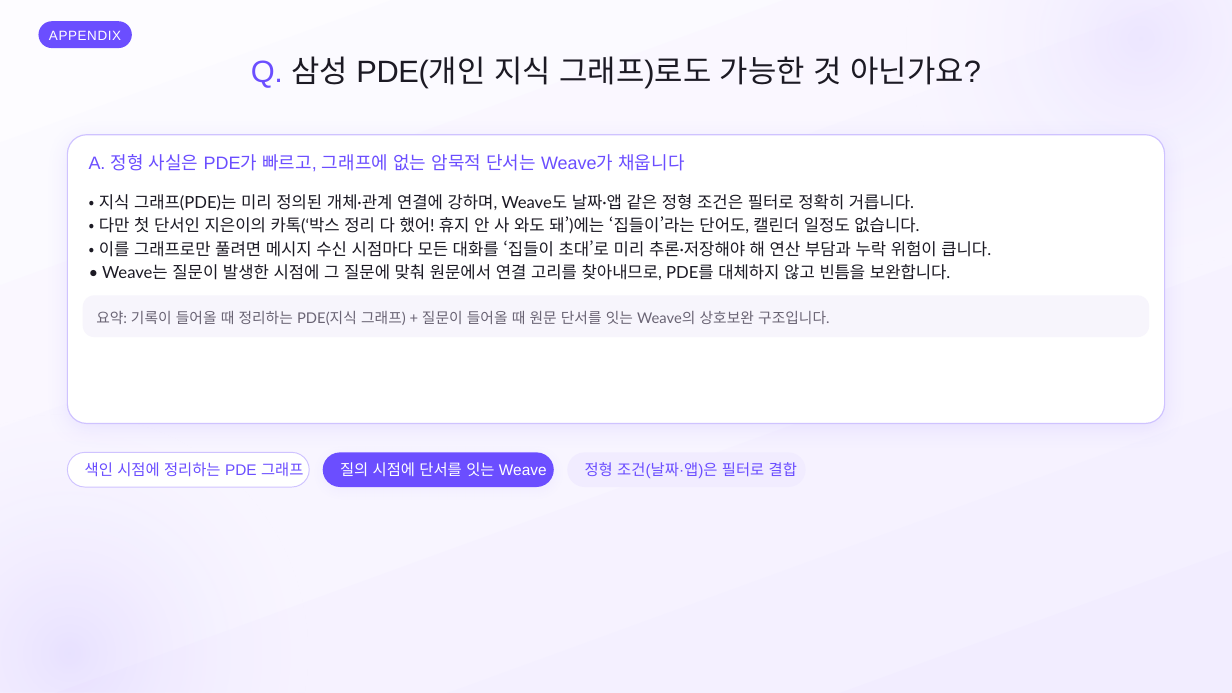
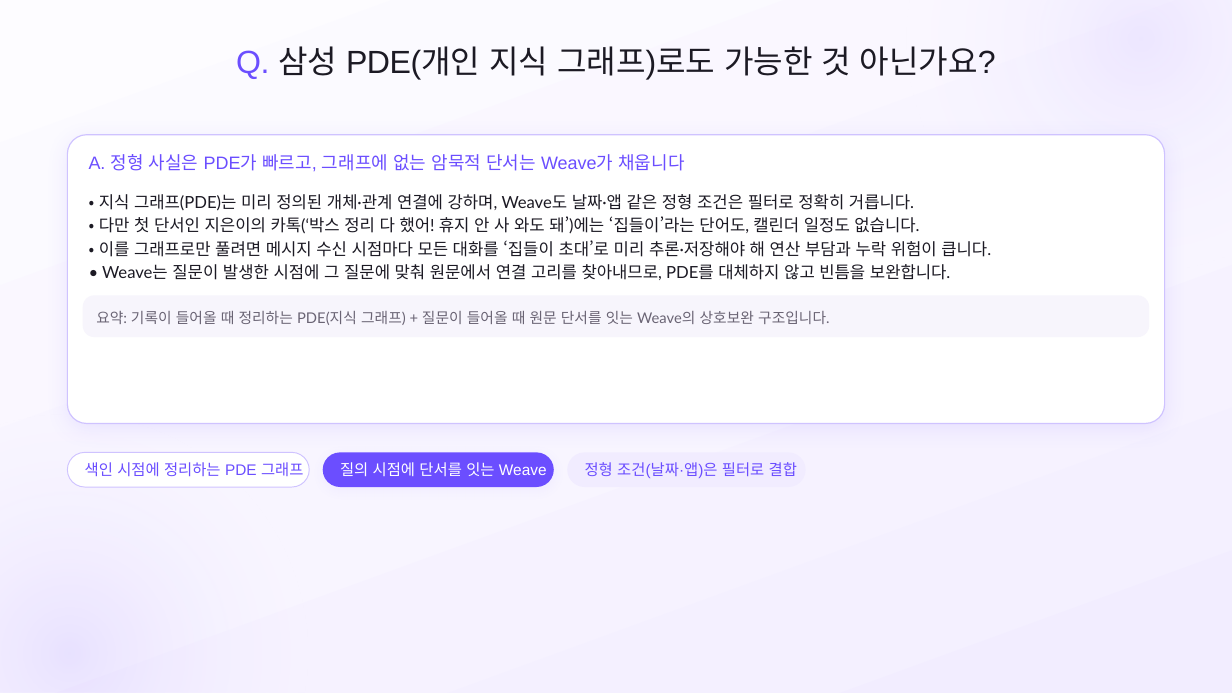
Before and after one commit to SB-Jo/t3, a slide deck: slide 24 of weave/결선준비/09_HowItWorks/HowItWorks_Argon.pptx. Drawn at 1232x693 pixels with LibreOffice and Linux fonts; fonts in the diff are those of the drawing. Boxes give left, top, right and bottom in pixels: in the first picture for what was removed or moved away, otherwise in the second. Text is boxed around its words. In the diff, an @@ line names an element or a change of style, - is before the commit and + after.

```diff
--- a/weave/결선준비/09_HowItWorks/HowItWorks_Argon.pptx
+++ b/weave/결선준비/09_HowItWorks/HowItWorks_Argon.pptx
@@ rounded rectangle removed at [39, 21, 132, 48] @@
-APPENDIX
@@ text "Q. 삼성 PDE(개인 지식 그래프)로도 ...": place and size @@
-text "Q. 삼성 PDE(개인 지식 그래프)로도 ..." at [251, 56, 981, 89]
+text "Q. 삼성 PDE(개인 지식 그래프)로도 ..." at [236, 46, 996, 80]
@@ text "Q. 삼성 PDE(개인 지식 그래프)로도 ..." at [236, 46, 996, 80]: size 24 to 25 pt; line spacing 25.6pt to 26.6pt @@
```
Also in this commit, not shown: 25 other slides changed, 9 other files.
